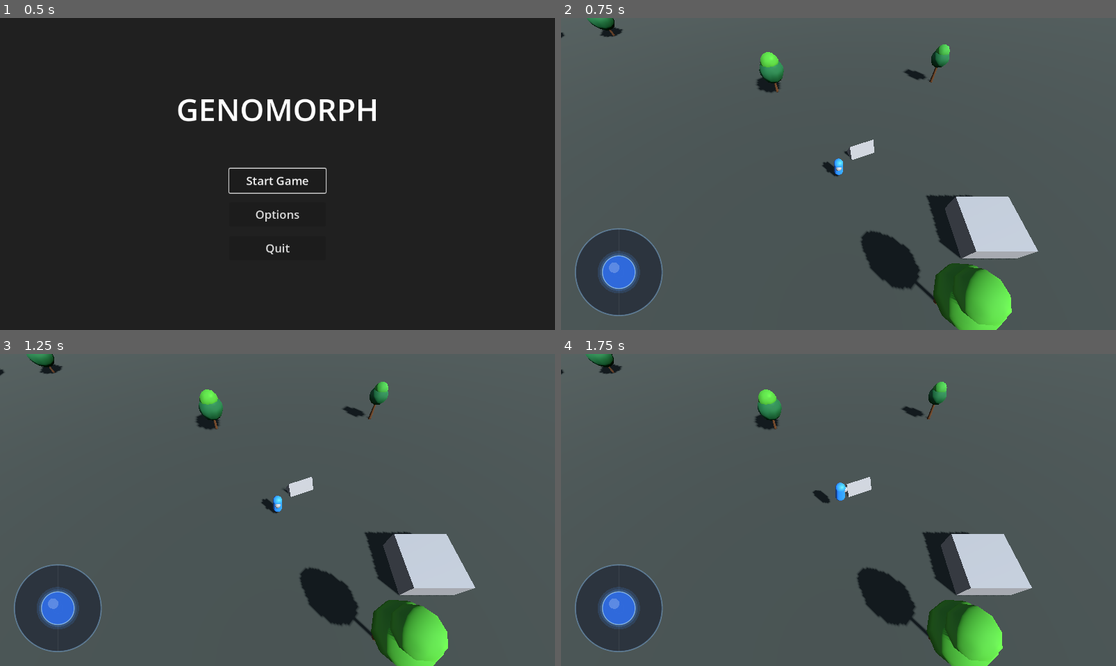
Above: before the commit, frames 1-4 (two rows, left to right).
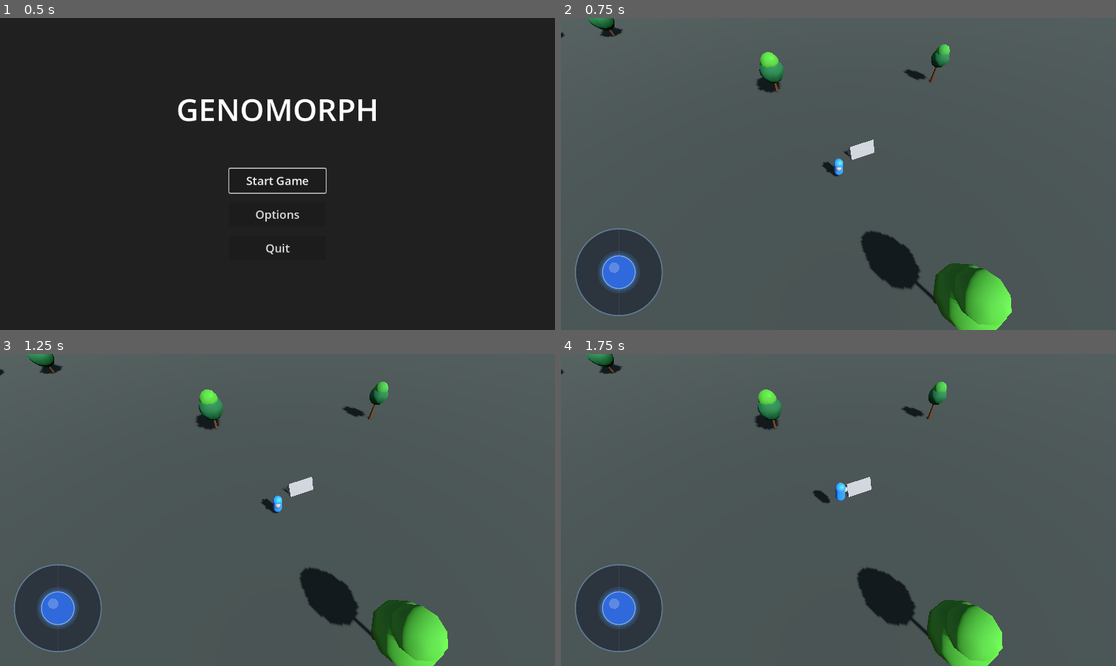
Above: after the commit, the same moments.

Repository: TradsKraken/GENOMORPH-
Game: Godot game, scene res://main_menu.tscn
The game is run twice, just before and just after one commit, with the same random seed, the same clock (stepped at 60 frames per second) and the same inputs.
Inputs (mouse positions are in pixels of both pictures, inside the frame that each line leads up to):
- Up to frame 1 (0.5 s): no input
- Up to frame 2 (0.75 s): click "Start Game" at 0.5 s
- Up to frame 3 (1.25 s): no input
- Up to frame 4 (1.75 s): tap Enter (ui_accept) at 1.25, 1.52 s; move the mouse to (960, 494) at 1.27 s; hold Right (ui_right) from 1.28 s (still down); click (960, 494) at 1.42 s

Frame 1 is identical in both runs. In frame 2, 3.1% of the frame differs, in the area x 65-86%, y 56-78%; in frame 3, 3.1%; in frame 4, 3.0%.

Commit message:
changed the color of capsule, deleted the box

Diff:
--- a/node_3d.tscn
+++ b/node_3d.tscn
@@ -22,8 +22,6 @@
 [sub_resource type="StandardMaterial3D" id="GroundMat"]
 albedo_color = Color(0.2, 0.22, 0.2, 1)
 
-[sub_resource type="BoxMesh" id="BoxMesh_qwc0f"]
-
 [sub_resource type="BoxShape3D" id="GroundShape"]
 size = Vector3(40, 0.2, 40)
 
@@ -1728,10 +1726,6 @@
 transform = Transform3D(3.875, 0, 0, 0, 3.875, 0, 0, 0, 3.875, 0, 0, 0.39675903)
 mesh = SubResource("PlaneMesh_noarx")
 surface_material_override/0 = SubResource("GroundMat")
-
-[node name="MeshInstance3D" type="MeshInstance3D" parent="Ground/MeshInstance3D" unique_id=1036277206]
-transform = Transform3D(1, 0, 0, 0, 1, 0, 0, 0, 1, 2.7286372, 0, 1.2490332)
-mesh = SubResource("BoxMesh_qwc0f")
 
 [node name="CollisionShape3D" type="CollisionShape3D" parent="Ground" unique_id=36256288]
 transform = Transform3D(3.89, 0, 0, 0, 3.89, 0, 0, 0, 3.89, 0, -0.1, 0)
